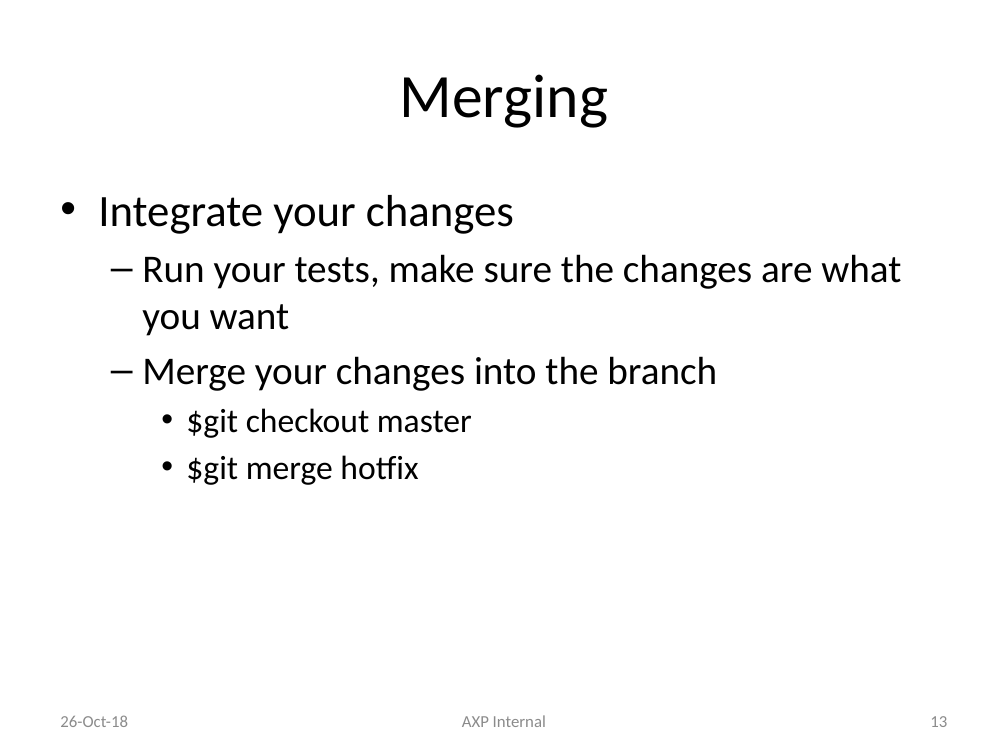
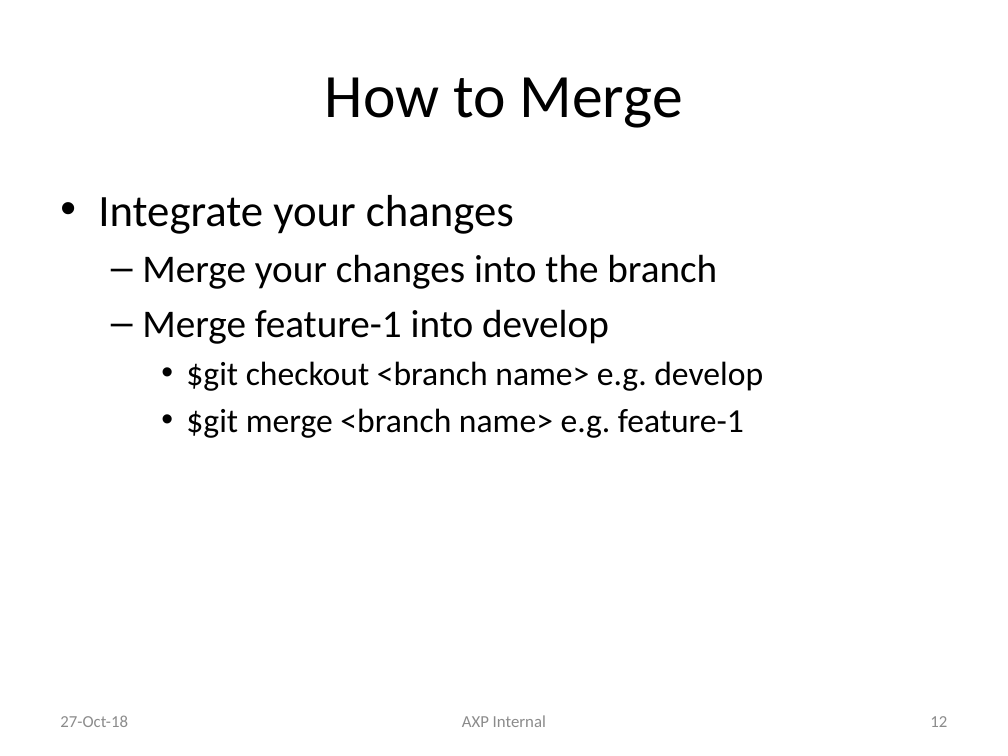
Before and after one commit to liyuan6006/GitStrategies, a slide deck: slide 12 of Branching.pptx (slide 13 before the commit). Drawn at 1008x756 pixels with LibreOffice and Linux fonts; fonts in the diff are those of the drawing. Boxes give left, top, right and bottom in pixels: in the first picture for what was removed or moved away, otherwise in the second. Text is boxed around its words. In the diff, an @@ line names an element or a change of style, - is before the commit and + after.

```diff
--- a/Branching.pptx
+++ b/Branching.pptx
@@ title at (325,77,683,128): text changed @@
-Merging
+How to Merge
@@ text at (142,254,901,336): paragraph removed @@
-  – Run your tests, make sure the changes are what you want
@@ text at (142,309,763,438): text changed @@
-    • $git checkout master
-    • $git merge hotfix
+  – Merge feature-1 into develop
+    • $git checkout <branch name> e.g. develop
+    • $git merge <branch name> e.g. feature-1
@@ text at (60,715,128,727): text changed @@
-26-Oct-18
+27-Oct-18
@@ page number at (930,716,947,727): text changed @@
-13
+12
```
Also in this commit, not shown: 17 other slides changed, 1 slide added, 2 slides removed.
